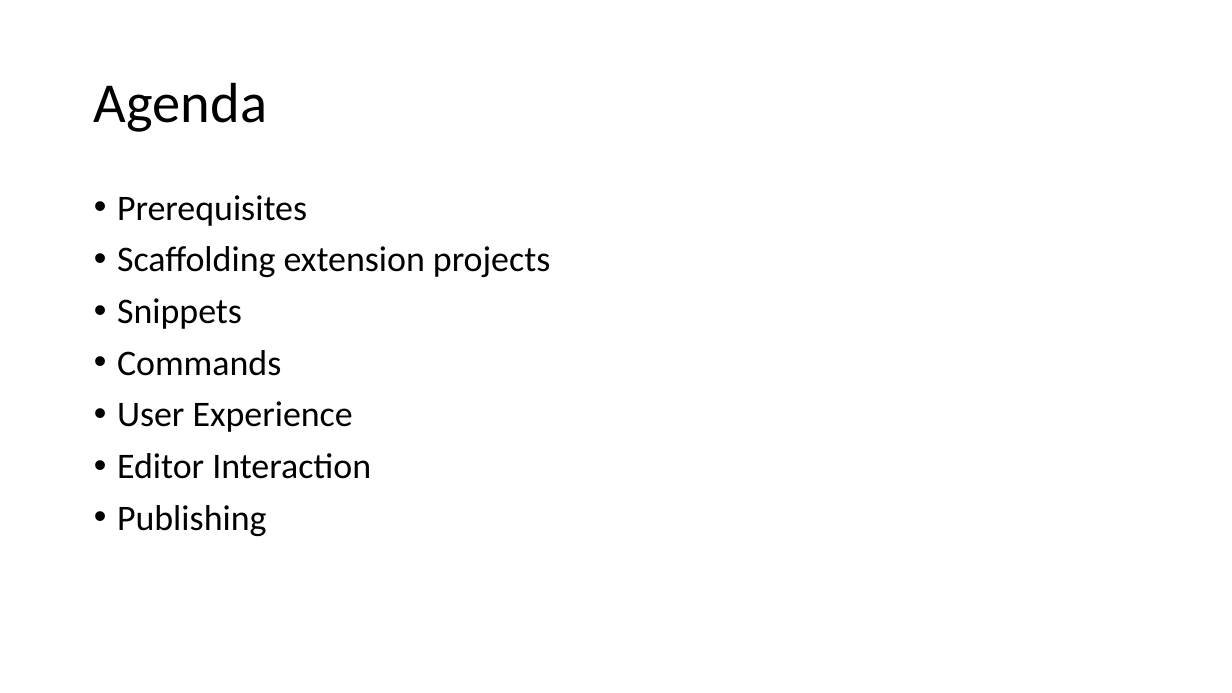
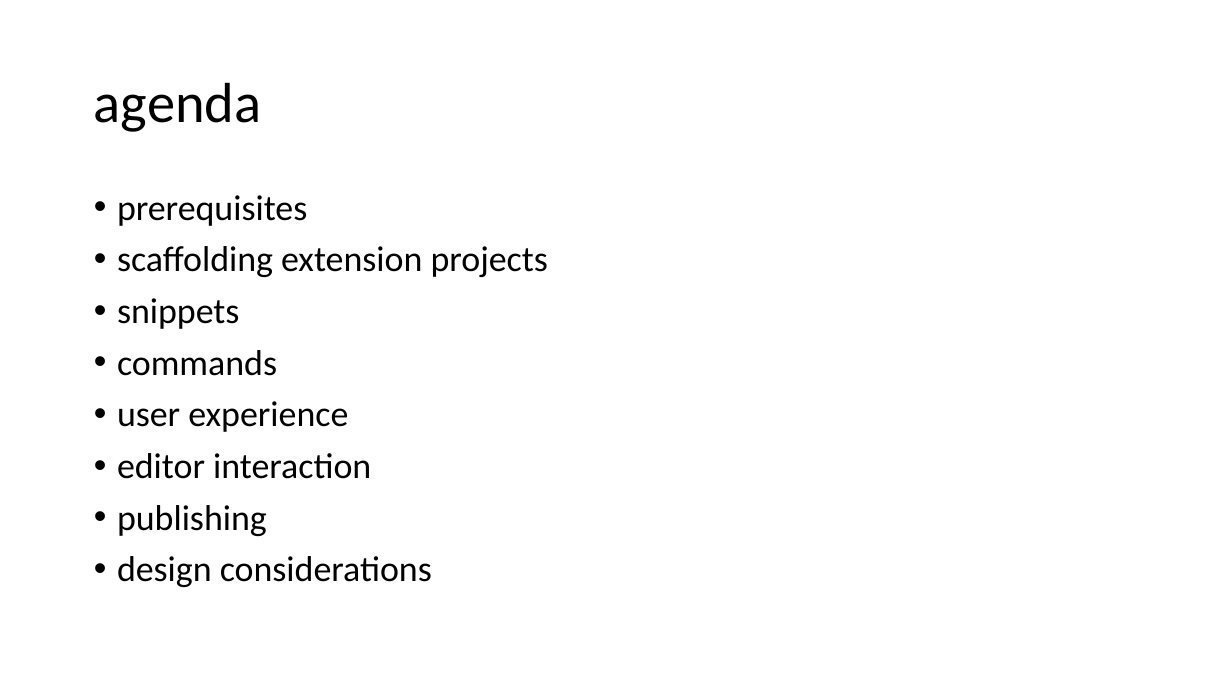
Before and after one commit to bradygaster-zz/extending-vscode-talk, a slide deck: slide 2 of extending-vs-code.pptx. Drawn at 1232x693 pixels with LibreOffice and Linux fonts; fonts in the diff are those of the drawing. Boxes give left, top, right and bottom in pixels: in the first picture for what was removed or moved away, otherwise in the second. Text is boxed around its words. In the diff, an @@ line names an element or a change of style, - is before the commit and + after.

```diff
--- a/extending-vs-code.pptx
+++ b/extending-vs-code.pptx
@@ title at (x1=94, y1=82, x2=262, y2=132): text changed @@
-Agenda
+agenda
@@ text at (x1=117, y1=195, x2=548, y2=587): text changed @@
-• Prerequisites
-• Scaffolding extension projects
-• Snippets
-• Commands
-• User Experience
-• Editor Interaction
-• Publishing
+• prerequisites
+• scaffolding extension projects
+• snippets
+• commands
+• user experience
+• editor interaction
+• publishing
+• design considerations
```
Also in this commit, not shown: 4 other slides changed, 8 slides added, 5 other files.
